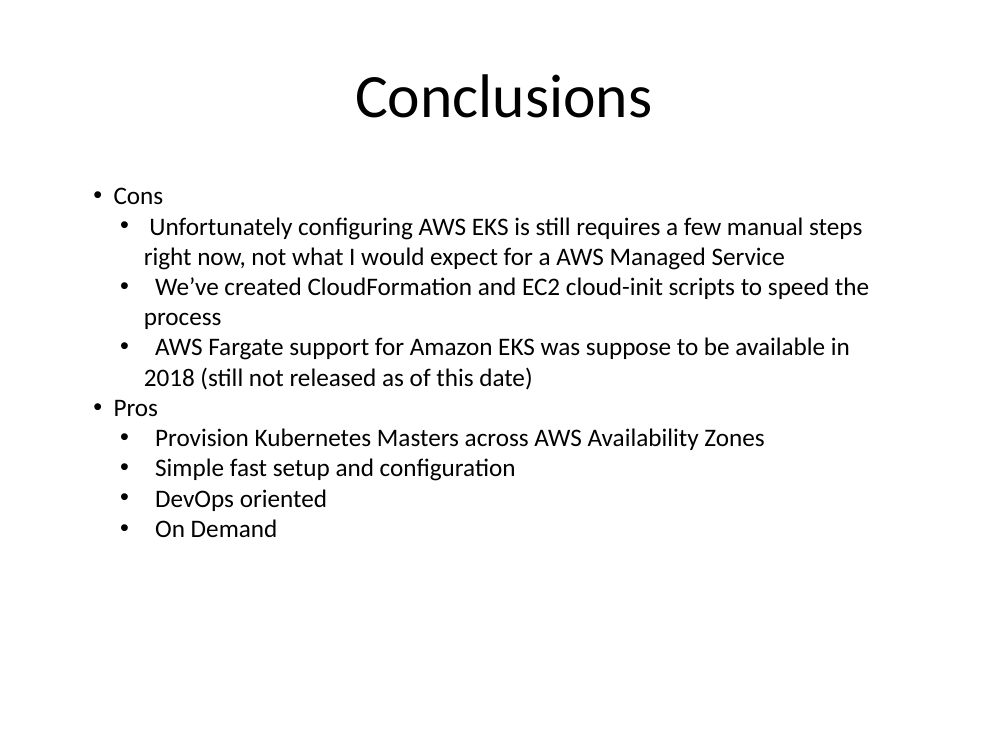
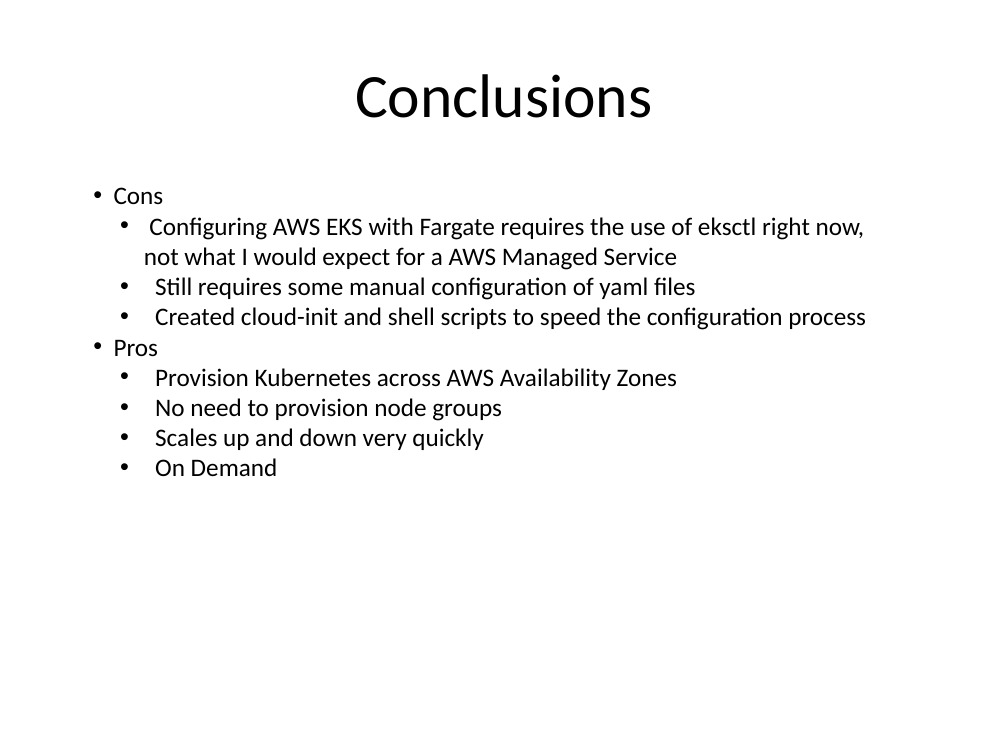
Before and after one commit to kskalvar/aws-eks-cluster-fargate-quickstart, a slide deck: slide 11 of slides/AWS-EKS-Cluster-Fargate-Quickstart.pptx (slide 10 before the commit). Drawn at 1008x756 pixels with LibreOffice and Linux fonts; fonts in the diff are those of the drawing; background and template pictures are left out. Boxes give left, top, right and bottom in pixels: in the first picture for what was removed or moved away, otherwise in the second. Text is boxed around its words. In the diff, an @@ line names an element or a change of style, - is before the commit and + after.

Commit message:
Update slides

```diff
--- a/slides/AWS-EKS-Cluster-Fargate-Quickstart.pptx
+++ b/slides/AWS-EKS-Cluster-Fargate-Quickstart.pptx
@@ text at box(144, 217, 866, 330): text changed @@
-  • Unfortunately configuring AWS EKS is still requires a few manual steps right now, not what I would expect for a AWS Managed Service
-  • We’ve created CloudFormation and EC2 cloud-init scripts to speed the process
-  • AWS Fargate support for Amazon EKS was suppose to be available in 2018 (still not released as of this date)
+  • Configuring AWS EKS with Fargate requires the use of eksctl right now, not what I would expect for a AWS Managed Service
+  • Still requires some manual configuration of yaml files
+  • Created cloud-init and shell scripts to speed the configuration process
@@ text at box(155, 368, 677, 450): text changed @@
-  • Provision Kubernetes Masters across AWS Availability Zones
-  • Simple fast setup and configuration
-  • DevOps oriented
+  • Provision Kubernetes across AWS Availability Zones
+  • No need to provision node groups
+  • Scales up and down very quickly
```
Also in this commit, not shown: 4 other slides changed, 1 slide added.
